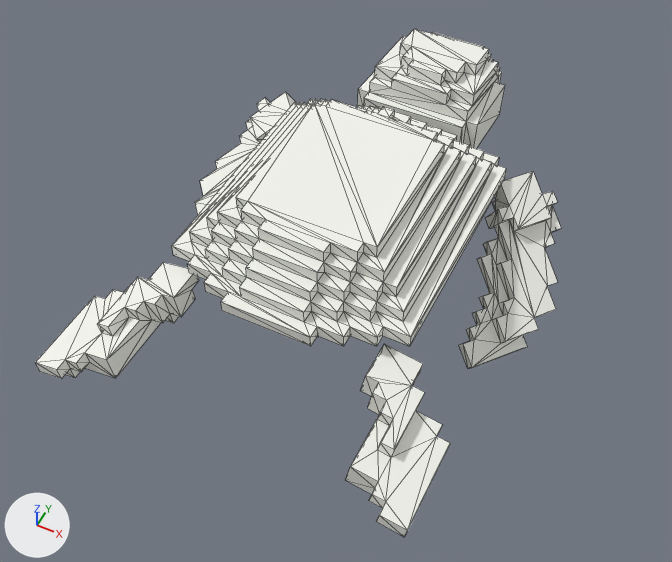
The FBX model Meshes/Turtle_01a.fbx as it was, and as the next commit left it.
Before and after are seen from a 50 mm lens placed at (2.25, -4.91, 5.08), pointed at (0.01, -0.42, -0.54). The lights are fixed; the arrows at lower left show +X, +Y and +Z. Mesh edges are drawn as thin lines.

In view in the first picture: 'SM_Turtle_A1_ML.003'.
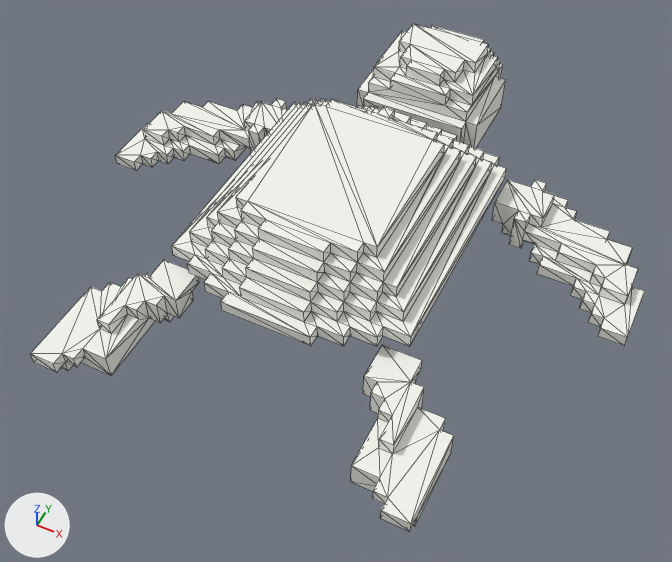
Edits to the scene script, one JSON object a line:
```json
{"block": "me_sm_turtle_a1_ml_000", "where": "# used by ob_sm_turtle_a1_ml_003; location = (0.0, 0.0, 0.0)"}
{"op": "remove", "block": "me_sm_turtle_a1_ml_000", "code": "me_sm_turtle_a1_ml_000.from_pydata(...)  # 793 vertices, 1562 faces; spans x -1.66..1.68, y -2.31..2.38, z -0.93..0.57"}
{"op": "add", "block": "me_sm_turtle_a1_ml_000", "code": "me_sm_turtle_a1_ml_000.from_pydata(...)  # 793 vertices, 1562 faces; spans x -2.24..2.26, y -2.31..2.39, z -0.33..0.57"}
{"block": "me_sm_turtle_a1_ml_000", "change": "me_sm_turtle_a1_ml_000 part 1: the loose piece of 58 vertices spanning x 0.74..1.45, y -2.31..-1.21, z -0.43..-0.01 is turned -9.9 degrees about the y axis through its middle, then moved by (0.02, 0.0, 0.04)"}
{"block": "me_sm_turtle_a1_ml_000", "change": "me_sm_turtle_a1_ml_000 part 2: the loose piece of 66 vertices spanning x -1.42..-0.72, y -2.31..-1.21, z -0.42..-0.01 is turned 9.9 degrees about the y axis through its middle, then moved by (-0.02, 0.0, 0.03)"}
{"block": "me_sm_turtle_a1_ml_000", "change": "me_sm_turtle_a1_ml_000 part 3: the loose piece of 163 vertices spanning x -0.54..0.56, y 0.97..2.38, z -0.43..0.45 is turned 5 degrees about the x axis through its middle, then moved by (0.0, 0.0, 0.06)"}
{"block": "me_sm_turtle_a1_ml_000", "change": "me_sm_turtle_a1_ml_000 part 4: the loose piece of 99 vertices spanning x 0.87..1.68, y -0.51..0.93, z -0.93..0.08 is multiplied about its middle by the matrix ((0.644, -0.522, -0.559), (0.65, 0.759, 0.039), (0.404, -0.388, 0.828)), then moved by (0.39, 0.16, 0.27)"}
{"block": "me_sm_turtle_a1_ml_000", "change": "me_sm_turtle_a1_ml_000 part 5: the loose piece of 99 vertices spanning x -1.66..-0.85, y -0.5..0.95, z -0.92..0.1 is multiplied about its middle by the matrix ((0.644, 0.523, 0.559), (-0.65, 0.759, 0.039), (-0.404, -0.388, 0.828)), then moved by (-0.38, 0.15, 0.26)"}
{"block": "me_sm_turtle_a1_ml_000", "change": "me_sm_turtle_a1_ml_000 part 6: edges marked sharp go from 0 to 1269"}
```

Boxes (x1, y1, x2, y2) around the edits, measured in the pictures (672 x 562 px; the box of a moved part takes in the faces that stretch with it):
```json
{"object": "SM_Turtle_A1_ML.003", "change": "reshaped, shading changed", "before": [35, 29, 561, 537], "after": [30, 24, 645, 531], "on screen": "17% wider"}
{"part": 1, "of": "me_sm_turtle_a1_ml_000", "change": "moved or reshaped", "before": [346, 344, 450, 537], "after": [351, 345, 454, 531]}
{"part": 2, "of": "me_sm_turtle_a1_ml_000", "change": "moved or reshaped", "before": [35, 262, 199, 379], "after": [30, 260, 199, 375]}
{"part": 3, "of": "me_sm_turtle_a1_ml_000", "change": "moved or reshaped", "before": [357, 29, 505, 149], "after": [357, 24, 506, 148]}
{"part": 4, "of": "me_sm_turtle_a1_ml_000", "change": "moved or reshaped", "before": [459, 171, 561, 368], "after": [492, 180, 645, 346]}
{"part": 5, "of": "me_sm_turtle_a1_ml_000", "change": "moved or reshaped", "before": [195, 92, 295, 215], "after": [115, 98, 288, 170]}
{"part": 6, "of": "me_sm_turtle_a1_ml_000", "change": "shading changed", "before": [172, 99, 507, 346], "after": [172, 99, 507, 346]}
```
